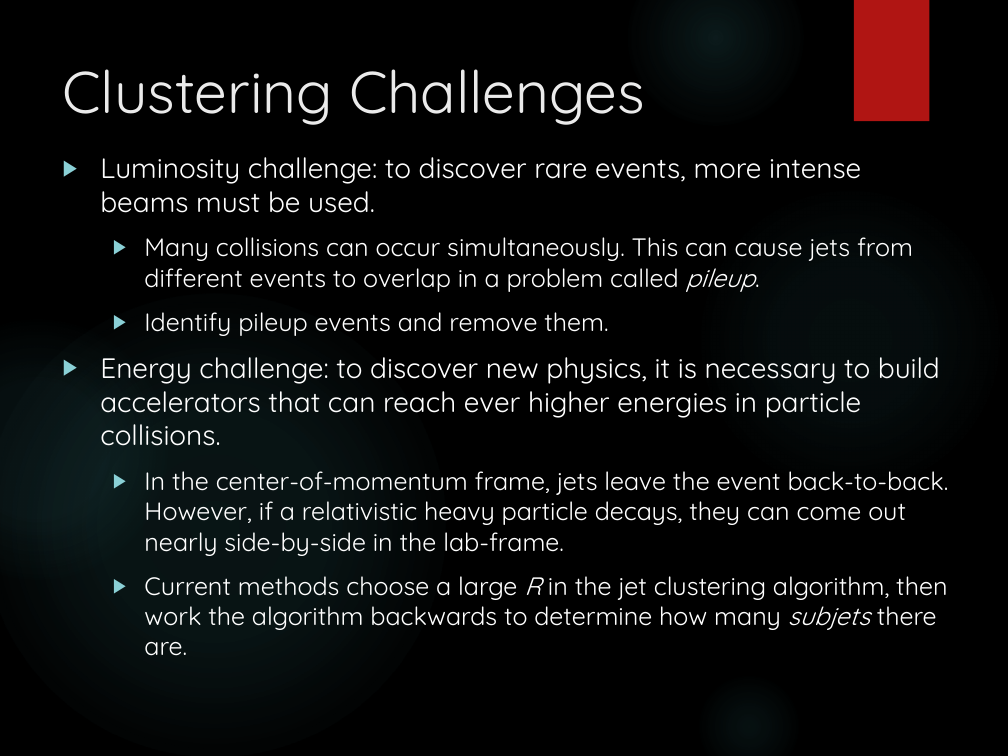
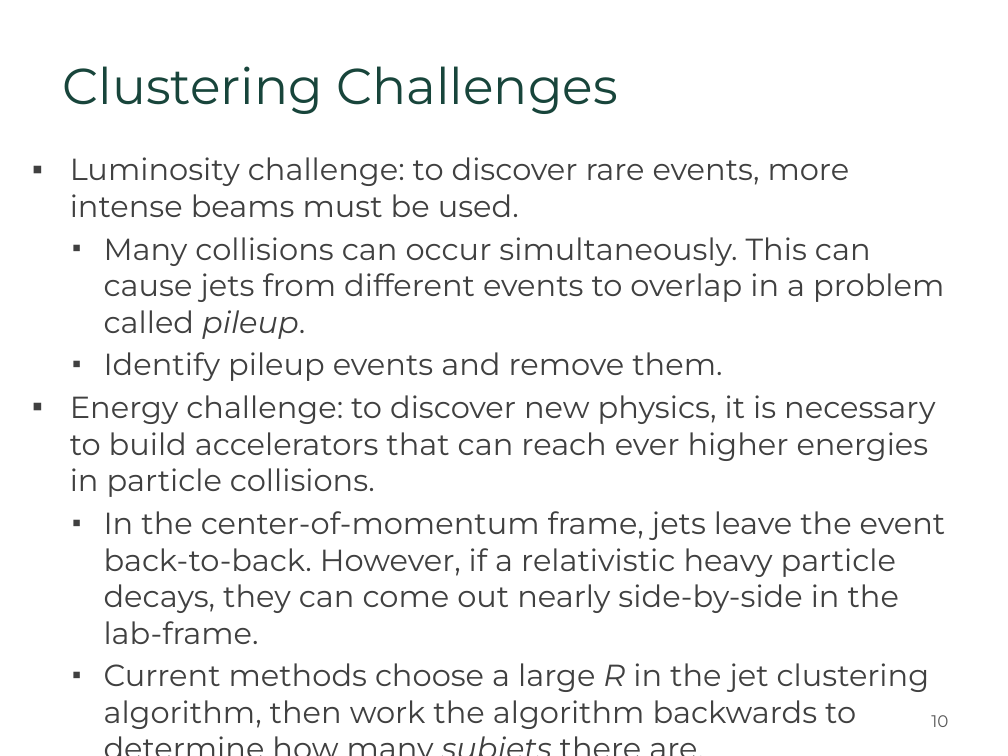
Before and after one commit to greenspaceexplorer/ngreenSS16PHY480, a slide deck: slide 10 of Final_Presentation.pptx. Drawn at 1008x756 pixels with LibreOffice and Linux fonts; fonts in the diff are those of the drawing; background and template pictures are left out. Boxes give left, top, right and bottom in pixels: in the first picture for what was removed or moved away, otherwise in the second. Text is boxed around its words. In the diff, an @@ line names an element or a change of style, - is before the commit and + after.

```diff
--- a/Final_Presentation.pptx
+++ b/Final_Presentation.pptx
@@ ellipse removed at <box>627,0,804,126</box> @@
@@ rectangle removed at <box>854,0,930,122</box> @@
@@ title "Clustering Challenges" at <box>62,66,618,114</box>: size 46.3 to 39.7 pt, font Quicksand to Montserrat, text colour #EBEBEB to #18453B @@
@@ text "Luminosity challenge: to discover rare ...": place and size @@
-text "Luminosity challenge: to discover rare ..." at <box>100,157,949,656</box>
+text "Luminosity challenge: to discover rare ..." at <box>70,157,946,729</box>
@@ text "Luminosity challenge: to discover rare ..." at <box>70,157,946,729</box>: size 22.1 to 24 pt in "Luminosity challenge: to discover rare events, more ...", "Energy challenge: to discover new physics, it ..."; font Quicksand to Montserrat, text colour #FFFFFF to #404040; size 19.8 to 24 pt in "Many collisions can occur simultaneously. This can ...", "Identify pileup events and remove them.", "In the center-of-momentum frame, jets leave the ...", "Current methods choose a large R in ..."; bullet ▶ to ▪; less space between paragraphs; bullet colour #8AD0D6 to #404040 @@
@@ ellipse removed at <box>694,185,1005,496</box> @@
@@ ellipse removed at <box>0,295,445,756</box> @@
@@ ellipse removed at <box>0,319,168,580</box> @@
@@ ellipse removed at <box>694,672,803,756</box> @@
@@ page number added at <box>931,715,948,727</box>, 13.2 pt, text #595959 @@
+10
```
Also in this commit, not shown: 19 other slides changed, 3 slides added, 13 other files.
